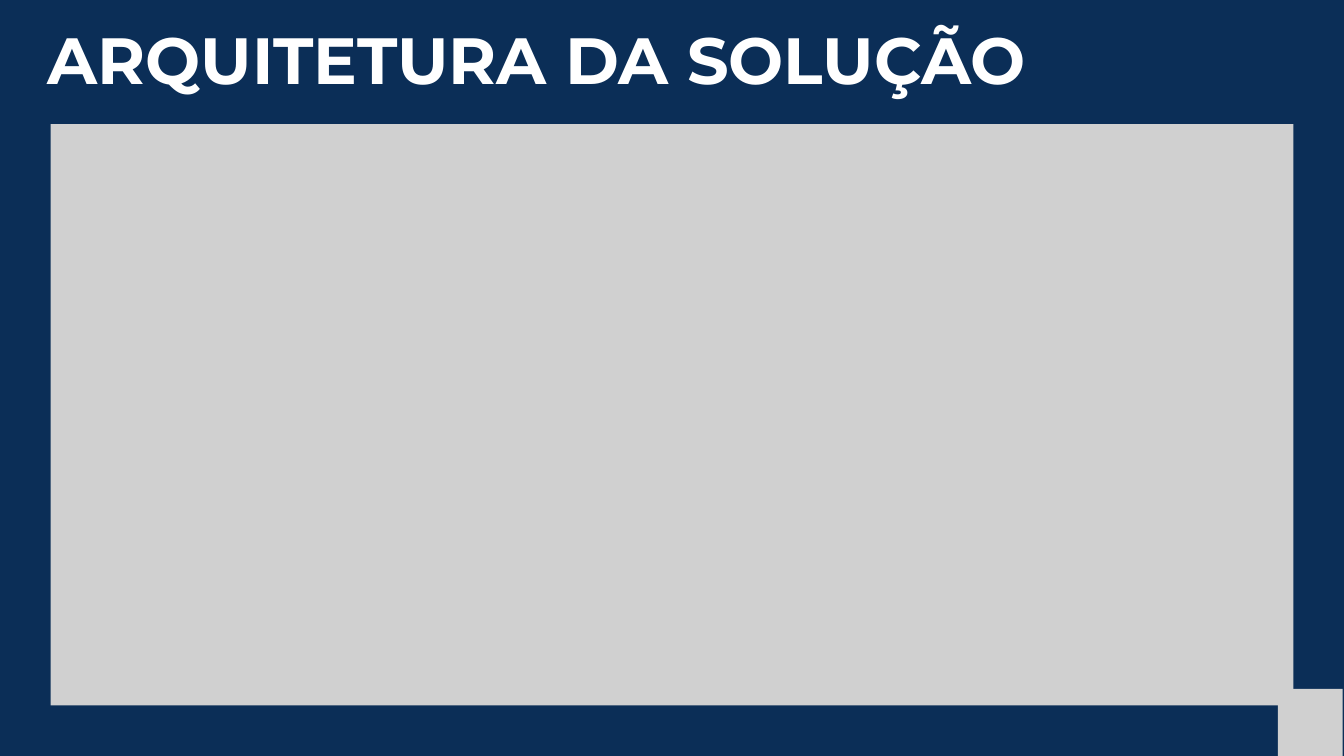
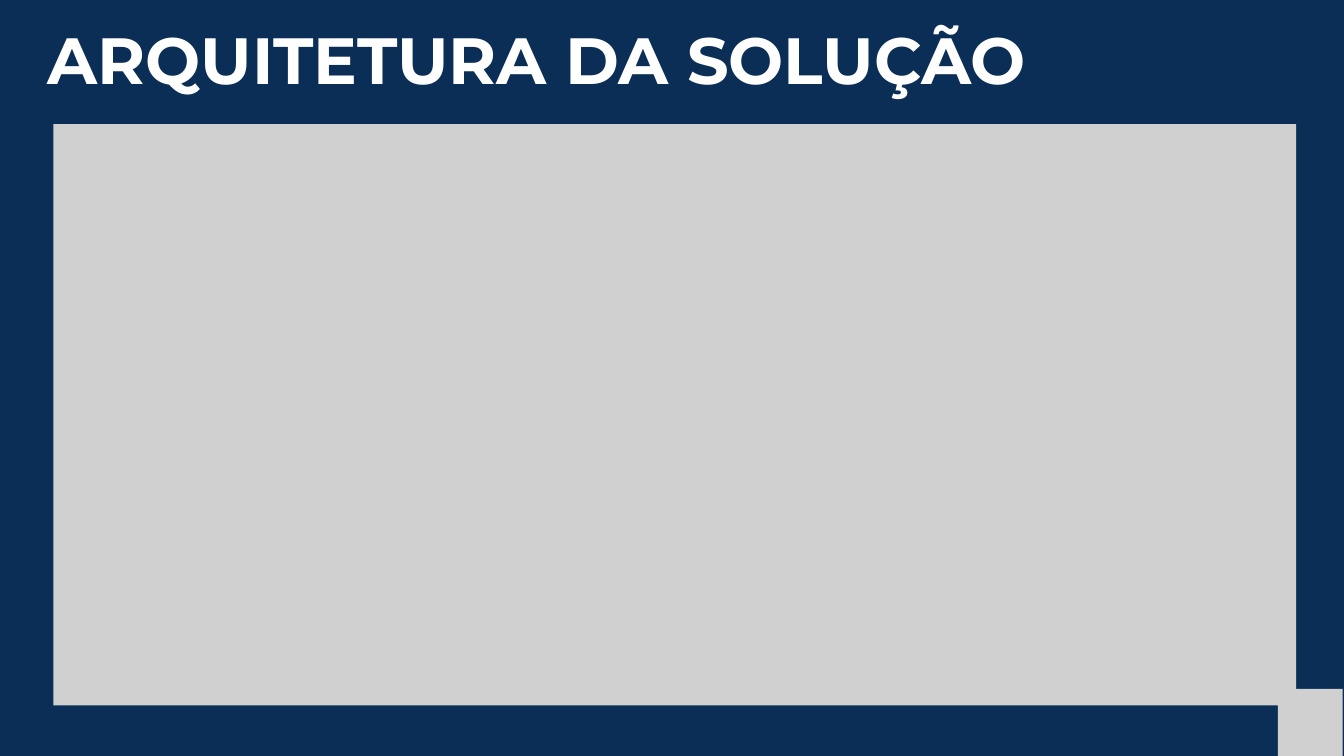
Before and after one commit to projeto-integrador-grupo-11/safety_intelligence_documentacao, a slide deck: slide 13 of Sprint 3/Slide de Apresentação/Slide de Apresentação - Safety Intelligence - Sprint 3.pptx. Drawn at 1344x756 pixels with LibreOffice and Linux fonts; fonts in the diff are those of the drawing; grey boxes stand for pictures. Boxes give left, top, right and bottom in pixels: in the first picture for what was removed or moved away, otherwise in the second. Text is boxed around its words. In the diff, an @@ line names an element or a change of style, - is before the commit and + after.

```diff
--- a/Sprint 3/Slide de Apresentação/Slide de Apresentação - Safety Intelligence - Sprint 3.pptx
+++ b/Sprint 3/Slide de Apresentação/Slide de Apresentação - Safety Intelligence - Sprint 3.pptx
@@ picture at bbox=[53, 124, 1296, 706]: outline redrawn @@
```
Also in this commit, not shown: 3 other slides changed, 1 other file.
